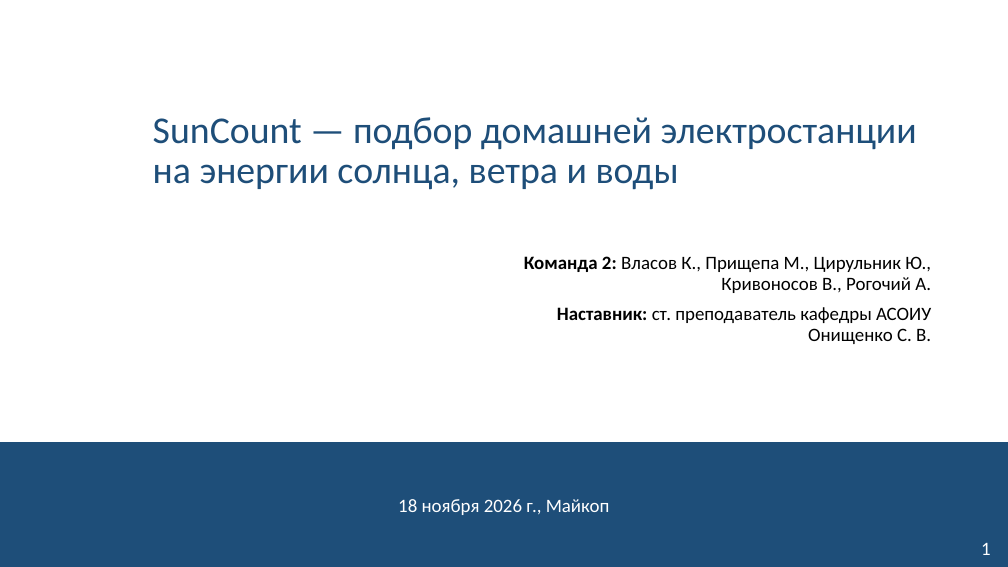
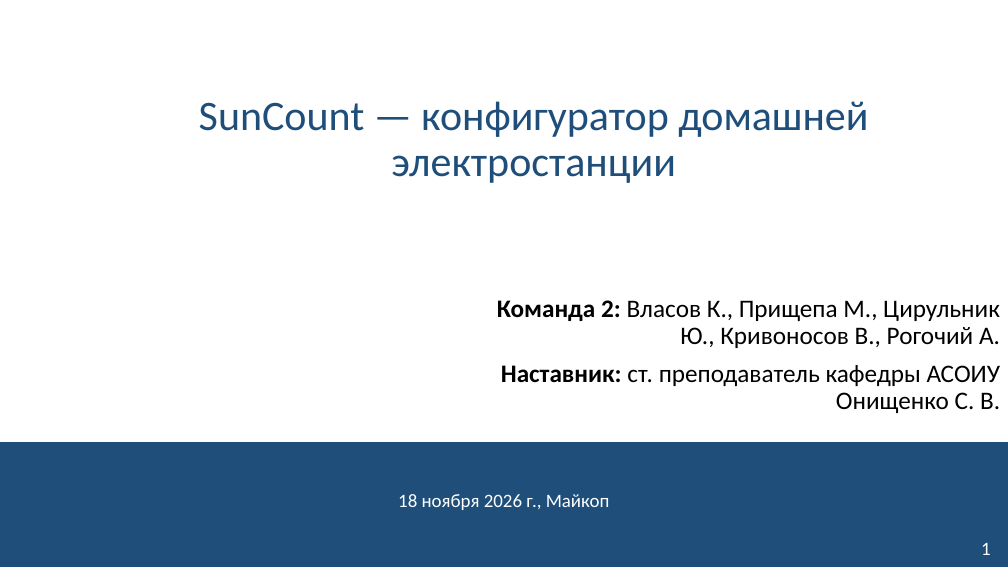
Before and after one commit to NeK0ban/SunCount, a slide deck: slide 1 of reports/ip_truba/SunCount_IS_truba.pptx. Drawn at 1008x567 pixels with LibreOffice and Linux fonts; fonts in the diff are those of the drawing; background and template pictures are left out. Boxes give left, top, right and bottom in pixels: in the first picture for what was removed or moved away, otherwise in the second. Text is boxed around its words. In the diff, an @@ line names an element or a change of style, - is before the commit and + after.

```diff
--- a/reports/ip_truba/SunCount_IS_truba.pptx
+++ b/reports/ip_truba/SunCount_IS_truba.pptx
@@ title at [199,101,868,183]: text changed; size 36 to 40 pt @@
-SunCount — подбор домашней электростанции на энергии солнца, ветра и воды
+SunCount — конфигуратор домашней электростанции
@@ subtitle "Команда 2: Власов К., Прищепа ...": place and size @@
-subtitle "Команда 2: Власов К., Прищепа ..." at [524,256,931,344]
+subtitle "Команда 2: Власов К., Прищепа ..." at [497,300,1000,413]
@@ subtitle "Команда 2: Власов К., Прищепа ..." at [497,300,1000,413]: size 18 to 24 pt @@
@@ text "18 ноября 2026 г., Майкоп": place and size @@
-text "18 ноября 2026 г., Майкоп" at [398,499,610,515]
+text "18 ноября 2026 г., Майкоп" at [398,494,610,510]
```
Also in this commit, not shown: 3 other slides changed, 6 other files.
